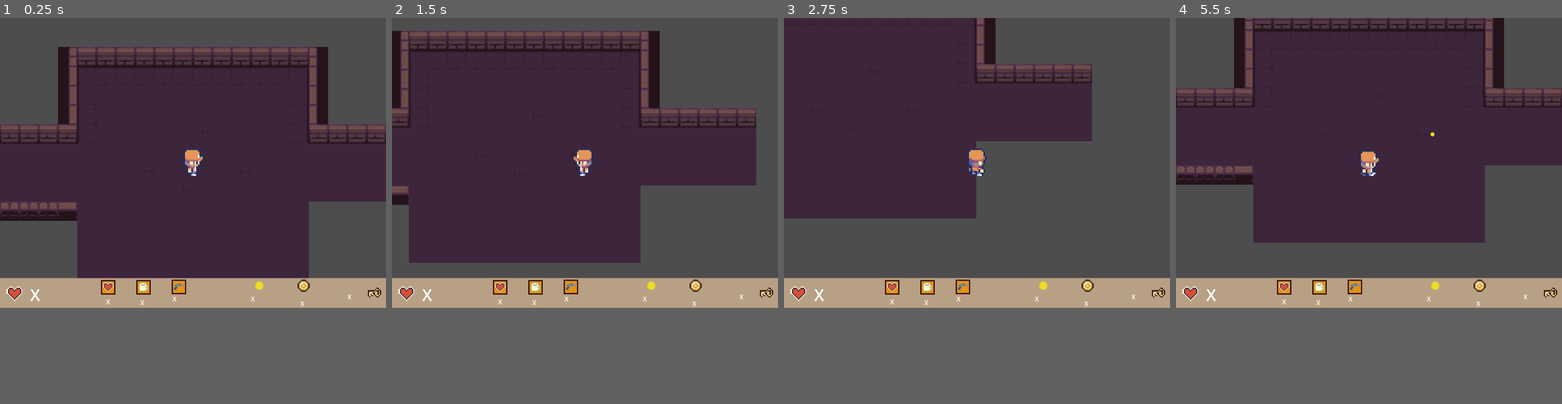
Above: before the commit, frames 1-4 (left to right).
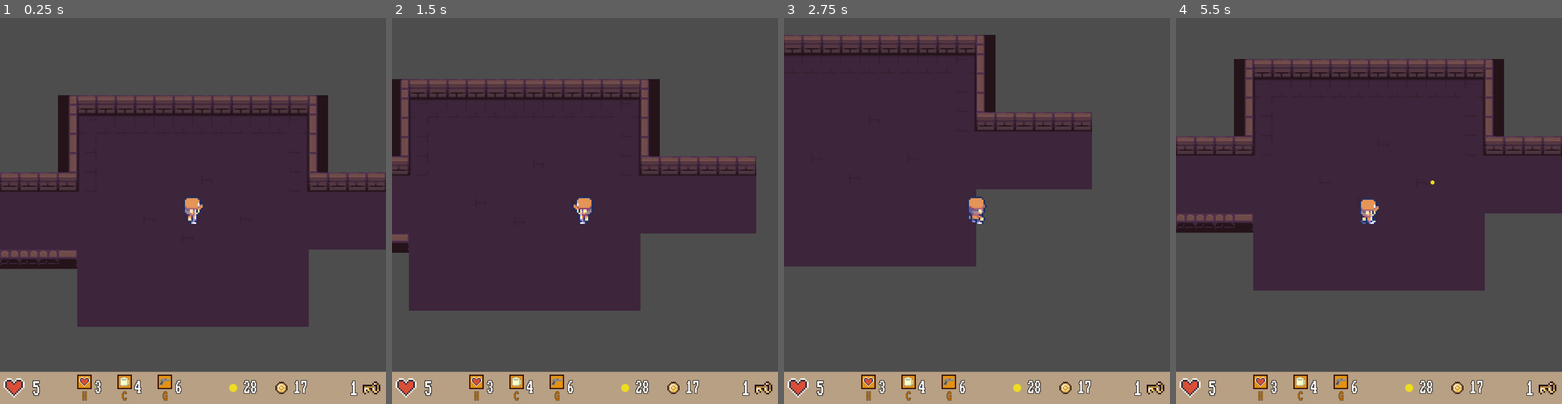
Above: after the commit, the same moments.

Repository: mandresik/Godot-Underworld-Escape
Game: Godot game, scene res://scenes/main.tscn
Same seed, same stepped clock (60 frames per second), same inputs: the game is played once before the commit and once after it.
Inputs (mouse positions are in pixels of both pictures, inside the frame that each line leads up to):
- Up to frame 1 (0.25 s): no input
- Up to frame 2 (1.5 s): tap Enter at 0.5 s; move the mouse to (669, 149) at 0.52 s; hold D (right) 0.53-1.28 s; click (669, 149) at 0.67 s; move the mouse to (507, 176) at 1.27 s; hold S (down) from 1.28 s (still down)
- Up to frame 3 (2.75 s): move the mouse to (1015, 99) at 2.02 s; release S (down) at 2.03 s; hold D (right) from 2.03 s (still down)
- Up to frame 4 (5.5 s): move the mouse to (1349, 222) at 2.77 s; release D (right) at 2.78 s; hold W (up) 2.78-3.53 s; click (1349, 222) at 2.92 s; move the mouse to (1484, 207) at 3.52 s; hold A (left) 3.53-5.03 s; move the mouse to (1253, 118) at 4.27 s; move the mouse to (1388, 164) at 5.02 s; hold S (down) from 5.03 s (still down); click (1388, 164) at 5.17 s
In our replay, the window is 799x600 before the commit and 799x799 after it. These sizes can differ from the game's own. Grey fills any space a smaller window leaves; there, only what the larger window draws over its background counts as a difference.

The runs differ from the first frame. In frame 1, 39% of the frame differs, in the area x 0-100%, y 7-100%; in frame 2, 37%; in frame 3, 33%; in frame 4, 40%, in the area x 0-100%, y 0-100%.

Commit message:
panel done
panel for health, items, bullets, coins, keys designed, window size set

Diff:
--- a/project.godot
+++ b/project.godot
@@ -22,7 +22,7 @@
 [display]
 
 window/size/viewport_width=960
-window/size/viewport_height=720
+window/size/viewport_height=960
 window/size/resizable=false
 
 [input]
--- a/scenes/panel.tscn
+++ b/scenes/panel.tscn
@@ -7,6 +7,7 @@
 [ext_resource type="Texture2D" uid="uid://d0l6u36hhflhy" path="res://assets/items/bullet.png" id="5_m30a0"]
 [ext_resource type="Texture2D" uid="uid://blrjn85xhprv4" path="res://assets/items/key/keys_1_1.png" id="6_hypf7"]
 [ext_resource type="Texture2D" uid="uid://dk2a3ssgx6dif" path="res://assets/items/coin/coin_1.png" id="7_x2ow5"]
+[ext_resource type="FontFile" uid="uid://53mc8y7oxube" path="res://fonts/november/novem___.ttf" id="8_uq0md"]
 
 [sub_resource type="StyleBoxFlat" id="StyleBoxFlat_s2uek"]
 bg_color = Color(1, 0.839216, 0.662745, 0.603922)
@@ -18,89 +19,171 @@
 anchor_top = 1.0
 anchor_right = 1.0
 anchor_bottom = 1.0
-offset_top = -74.0
+offset_top = -80.0
 grow_horizontal = 2
 grow_vertical = 0
+size_flags_vertical = 8
 theme_override_styles/panel = SubResource("StyleBoxFlat_s2uek")
 
 [node name="Health" type="Sprite2D" parent="."]
-position = Vector2(36, 685)
-scale = Vector2(3, 3)
+position = Vector2(35, 920)
+scale = Vector2(4, 4)
 texture = ExtResource("1_dxwyy")
 
 [node name="BoostHealth" type="Sprite2D" parent="."]
-position = Vector2(269, 669)
+position = Vector2(210, 905)
 texture = ExtResource("2_50hqy")
 
 [node name="BoostShots" type="Sprite2D" parent="."]
-position = Vector2(445, 668)
+position = Vector2(410, 905)
 texture = ExtResource("3_ynwkf")
 
 [node name="BoostSpeed" type="Sprite2D" parent="."]
-position = Vector2(357, 669)
+position = Vector2(310, 905)
 texture = ExtResource("4_uyjlx")
 
 [node name="Bullets" type="Sprite2D" parent="."]
-position = Vector2(645, 665)
+position = Vector2(580, 920)
 scale = Vector2(2, 2)
 texture = ExtResource("5_m30a0")
 
 [node name="Keys" type="Sprite2D" parent="."]
-position = Vector2(930, 682)
-scale = Vector2(3, 3)
+position = Vector2(922, 920)
+scale = Vector2(4, 4)
 texture = ExtResource("6_hypf7")
 
 [node name="Coins" type="Sprite2D" parent="."]
-position = Vector2(755, 665)
+position = Vector2(700, 920)
 scale = Vector2(3, 3)
 texture = ExtResource("7_x2ow5")
 
 [node name="HealthLabel" type="Label" parent="."]
-offset_left = 75.0
-offset_top = 660.0
-offset_right = 117.0
-offset_bottom = 715.0
+offset_left = 80.0
+offset_top = 893.0
+offset_right = 130.0
+offset_bottom = 954.0
+theme_override_colors/font_outline_color = Color(0, 0, 0, 1)
+theme_override_constants/outline_size = 6
+theme_override_constants/shadow_outline_size = 0
+theme_override_fonts/font = ExtResource("8_uq0md")
 theme_override_font_sizes/font_size = 40
-text = "X"
+text = "5"
+vertical_alignment = 1
 
 [node name="BoostHealthLabel" type="Label" parent="."]
-offset_left = 264.0
-offset_top = 693.0
-offset_right = 303.0
-offset_bottom = 734.0
-text = "X"
+offset_left = 235.0
+offset_top = 880.0
+offset_right = 272.0
+offset_bottom = 960.0
+theme_override_colors/font_outline_color = Color(0, 0, 0, 1)
+theme_override_constants/outline_size = 5
+theme_override_fonts/font = ExtResource("8_uq0md")
+theme_override_font_sizes/font_size = 35
+text = "3"
+vertical_alignment = 1
 
 [node name="BoostSpeedLabel" type="Label" parent="."]
-offset_left = 349.0
-offset_top = 695.0
-offset_right = 369.0
-offset_bottom = 730.0
-text = "X"
+offset_left = 335.0
+offset_top = 880.0
+offset_right = 385.0
+offset_bottom = 960.0
+theme_override_colors/font_outline_color = Color(0, 0, 0, 1)
+theme_override_constants/outline_size = 5
+theme_override_fonts/font = ExtResource("8_uq0md")
+theme_override_font_sizes/font_size = 35
+text = "4"
+vertical_alignment = 1
 
 [node name="BoostShotsLabel" type="Label" parent="."]
-offset_left = 429.0
-offset_top = 686.0
-offset_right = 469.0
-offset_bottom = 736.0
-text = "X"
+offset_left = 435.0
+offset_top = 880.0
+offset_right = 485.0
+offset_bottom = 960.0
+theme_override_colors/font_outline_color = Color(0, 0, 0, 1)
+theme_override_constants/outline_size = 5
+theme_override_fonts/font = ExtResource("8_uq0md")
+theme_override_font_sizes/font_size = 35
+text = "6"
+vertical_alignment = 1
 
 [node name="CoinsLabel" type="Label" parent="."]
-offset_left = 747.0
-offset_top = 698.0
-offset_right = 787.0
-offset_bottom = 721.0
-text = "X"
+offset_left = 730.0
+offset_top = 880.0
+offset_right = 780.0
+offset_bottom = 960.0
+theme_override_colors/font_outline_color = Color(0, 0, 0, 1)
+theme_override_constants/outline_size = 5
+theme_override_fonts/font = ExtResource("8_uq0md")
+theme_override_font_sizes/font_size = 35
+text = "17
+"
+vertical_alignment = 1
 
 [node name="BulletsLabel" type="Label" parent="."]
-offset_left = 624.0
-offset_top = 686.0
-offset_right = 664.0
-offset_bottom = 709.0
-text = "X"
+offset_left = 605.0
+offset_top = 880.0
+offset_right = 655.0
+offset_bottom = 960.0
+theme_override_colors/font_outline_color = Color(0, 0, 0, 1)
+theme_override_constants/outline_size = 5
+theme_override_fonts/font = ExtResource("8_uq0md")
+theme_override_font_sizes/font_size = 35
+text = "28
+"
+vertical_alignment = 1
 
 [node name="KeysLabel" type="Label" parent="."]
-offset_left = 864.0
-offset_top = 681.0
-offset_right = 904.0
-offset_bottom = 704.0
-text = "X"
+offset_left = 840.0
+offset_top = 893.0
+offset_right = 890.0
+offset_bottom = 954.0
+theme_override_colors/font_outline_color = Color(0, 0, 0, 1)
+theme_override_constants/outline_size = 5
+theme_override_fonts/font = ExtResource("8_uq0md")
+theme_override_font_sizes/font_size = 40
+text = "1
+"
+horizontal_alignment = 2
+vertical_alignment = 1
+
+[node name="healtKeyLabel" type="Label" parent="."]
+offset_left = 196.0
+offset_top = 927.0
+offset_right = 226.0
+offset_bottom = 957.0
+theme_override_colors/font_color = Color(0.736108, 0.428238, 1.92523e-07, 1)
+theme_override_colors/font_outline_color = Color(0, 0, 0, 1)
+theme_override_constants/outline_size = 2
+theme_override_fonts/font = ExtResource("8_uq0md")
+theme_override_font_sizes/font_size = 25
+text = "H"
+horizontal_alignment = 1
+vertical_alignment = 1
+
+[node name="speedKeyLabel" type="Label" parent="."]
+offset_left = 296.0
+offset_top = 927.0
+offset_right = 326.0
+offset_bottom = 957.0
+theme_override_colors/font_color = Color(0.736108, 0.428238, 1.92523e-07, 1)
+theme_override_colors/font_outline_color = Color(0, 0, 0, 1)
+theme_override_constants/outline_size = 2
+theme_override_fonts/font = ExtResource("8_uq0md")
+theme_override_font_sizes/font_size = 25
+text = "C"
+horizontal_alignment = 1
+vertical_alignment = 1
+
+[node name="gunKeyLabel" type="Label" parent="."]
+offset_left = 397.0
+offset_top = 927.0
+offset_right = 427.0
+offset_bottom = 957.0
+theme_override_colors/font_color = Color(0.736108, 0.428238, 1.92523e-07, 1)
+theme_override_colors/font_outline_color = Color(0, 0, 0, 1)
+theme_override_constants/outline_size = 2
+theme_override_fonts/font = ExtResource("8_uq0md")
+theme_override_font_sizes/font_size = 25
+text = "G"
+horizontal_alignment = 1
+vertical_alignment = 1
Not shown, added: fonts/november/ReadMe.txt
Binary file added: fonts/november/novem___.ttf
Not shown, added: fonts/november/novem___.ttf.import
Not shown: 1 places in scenes/panel.tscn that only renumber resources
